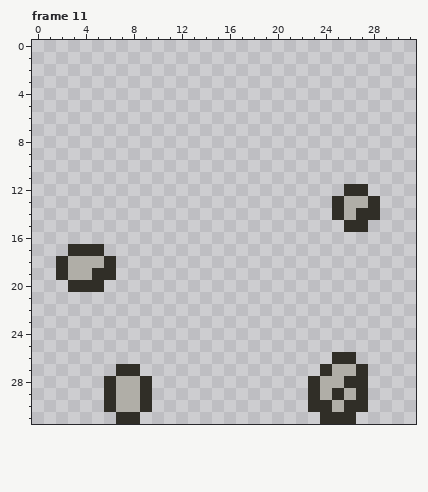
Pixel-art file: support/hazards/fragileblock.aseprite. Above, as it was before the edit.
32x32 pixels, 12 frames. Shown: frame 11. The commit also changed other frames, which this record leaves out.
Now the later version:
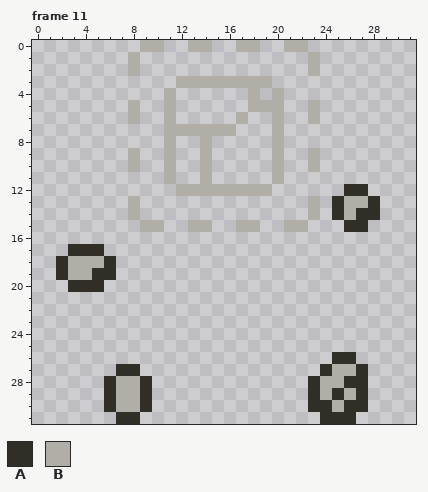
Palette (. is transparent): A #302e27  B #b0aea7
The edit:
{"change": "layer \"Playdate Background\" added"}
{"where": "frame 11, layer \"Playdate Background\""}
{"frame":11,"y":0,"x":9,"old":"..","new":"BB"}
{"frame":11,"y":0,"x":13,"old":"..","new":"BB"}
{"frame":11,"y":0,"x":17,"old":"..","new":"BB"}
{"frame":11,"y":0,"x":21,"old":"..","new":"BB"}
{"frame":11,"y":1,"x":8,"old":".","new":"B"}
{"frame":11,"y":1,"x":23,"old":".","new":"B"}
{"frame":11,"y":2,"x":8,"old":".","new":"B"}
{"frame":11,"y":2,"x":23,"old":".","new":"B"}
{"frame":11,"y":3,"x":12,"old":"........","new":"BBBBBBBB"}
{"frame":11,"y":4,"x":11,"old":".","new":"B"}
{"frame":11,"y":4,"x":18,"old":".","new":"B"}
{"frame":11,"y":4,"x":20,"old":".","new":"B"}
{"frame":11,"y":5,"x":8,"old":".","new":"B"}
{"frame":11,"y":5,"x":11,"old":".","new":"B"}
{"frame":11,"y":5,"x":18,"old":"...","new":"BBB"}
{"frame":11,"y":5,"x":23,"old":".","new":"B"}
{"frame":11,"y":6,"x":8,"old":".","new":"B"}
{"frame":11,"y":6,"x":11,"old":".","new":"B"}
{"frame":11,"y":6,"x":17,"old":".","new":"B"}
{"frame":11,"y":6,"x":20,"old":".","new":"B"}
{"frame":11,"y":6,"x":23,"old":".","new":"B"}
{"frame":11,"y":7,"x":11,"old":"......","new":"BBBBBB"}
{"frame":11,"y":7,"x":20,"old":".","new":"B"}
{"frame":11,"y":8,"x":11,"old":".","new":"B"}
{"frame":11,"y":8,"x":14,"old":".","new":"B"}
{"frame":11,"y":8,"x":20,"old":".","new":"B"}
{"frame":11,"y":9,"x":8,"old":".","new":"B"}
{"frame":11,"y":9,"x":11,"old":".","new":"B"}
{"frame":11,"y":9,"x":14,"old":".","new":"B"}
{"frame":11,"y":9,"x":20,"old":".","new":"B"}
{"frame":11,"y":9,"x":23,"old":".","new":"B"}
{"frame":11,"y":10,"x":8,"old":".","new":"B"}
{"frame":11,"y":10,"x":11,"old":".","new":"B"}
{"frame":11,"y":10,"x":14,"old":".","new":"B"}
{"frame":11,"y":10,"x":20,"old":".","new":"B"}
{"frame":11,"y":10,"x":23,"old":".","new":"B"}
{"frame":11,"y":11,"x":11,"old":".","new":"B"}
{"frame":11,"y":11,"x":14,"old":".","new":"B"}
{"frame":11,"y":11,"x":20,"old":".","new":"B"}
{"frame":11,"y":12,"x":12,"old":"........","new":"BBBBBBBB"}
{"frame":11,"y":13,"x":8,"old":".","new":"B"}
{"frame":11,"y":13,"x":23,"old":".","new":"B"}
{"frame":11,"y":14,"x":8,"old":".","new":"B"}
{"frame":11,"y":14,"x":23,"old":".","new":"B"}
{"frame":11,"y":15,"x":9,"old":"..","new":"BB"}
{"frame":11,"y":15,"x":13,"old":"..","new":"BB"}
{"frame":11,"y":15,"x":17,"old":"..","new":"BB"}
{"frame":11,"y":15,"x":21,"old":"..","new":"BB"}
{"label":"added","picture_box":[128,40,320,232]}
